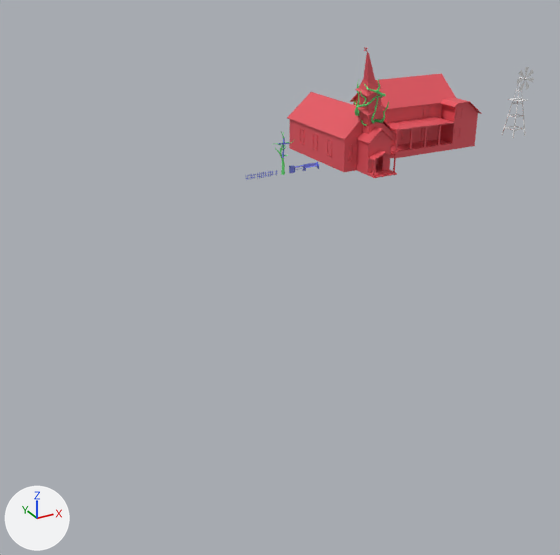
An edit to the Blender file Blender/Projekt_1.blend, drawn before and after from the same camera.
Before and after are seen from a 50 mm lens placed at (-53.8, -90.7, 29.3), pointed at (0.8, 8.6, -20.3). Arrows for +X, +Y and +Z are at lower left; the lights stay in place. The picture after the commit comes second.

In view in the first picture: 'Church_Broken', 'Cube', 'House' and 3 more.
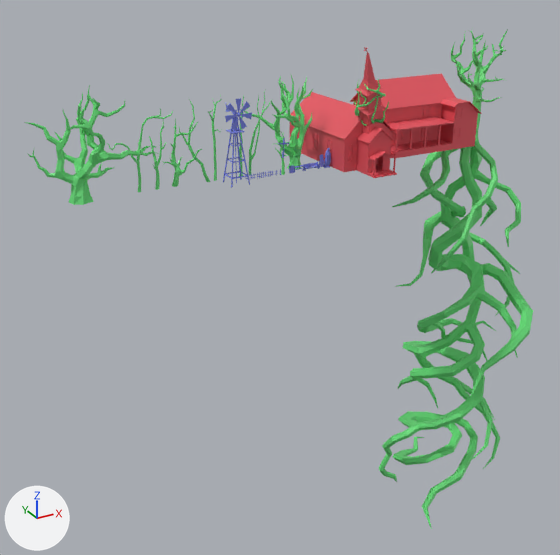
Where the newer file only moved an object's origin or applied its transform, the numbers keep the older frame.

Edits to the scene script, one JSON object a line:
```json
{"block": "me_cube_014", "where": "# used by ob_cube; location = (39.2, 0.0, 0.0); scale = (-0.239, -0.239, -0.239)"}
{"op": "remove", "block": "me_cube_014", "code": "me_cube_014.from_pydata(...)  # 172 vertices, 86 faces; spans x -7.5..7.7, y -5.7..6.0, z -45.2..0.4"}
{"op": "add", "block": "me_cube_014", "code": "me_cube_014.from_pydata(...)  # 143 vertices, 128 faces; spans x -10.6..10.6, y -1.4..1.4, z 0.0..49.8"}
{"block": "me_cube_014", "change": "me_cube_014 part 1: 172 vertices removed from x -7.5..7.7, y -5.7..6.0, z -45.2..0.4; 143 vertices added at x -10.6..10.6, y -1.4..1.4, z 0.0..49.8"}
{"op": "add", "block": "me_cube_014", "code": "me_cube_014.materials.append(mat_material_003)  # blue #7a86e7"}
{"op": "add", "block": "me_mesh", "code": ["me_mesh = bpy.data.meshes.new('Mesh')", "me_mesh.from_pydata(...)  # 186 vertices, 368 faces; spans x -7.3..7.8, y 0.0..44.0, z -10.2..4.1", "me_mesh.materials.append(mat_material_003)  # blue #7a86e7"]}
{"op": "add", "block": "me_cube_005", "code": ["me_cube_005 = bpy.data.meshes.new('Cube.005')", "me_cube_005.from_pydata(...)  # 282 vertices, 178 faces; spans x -8.2..8.4, y -10.8..5.5, z -46.5..0.0", "me_cube_005.materials.append(mat_material_003)  # blue #7a86e7"]}
{"op": "set", "path": "ob_cube.location", "old": "(39.2, 0.0, 0.0)", "new": "(1.7, -1.7, 0.0)"}
{"op": "set", "path": "ob_cube.scale", "old": "(-0.239, -0.239, -0.239)", "new": "(0.0376, 0.253, 0.0376)"}
{"op": "remove", "block": "ob_tree_1", "code": "ob_tree_1.hide_set(True)  # its collection is switched off"}
{"op": "remove", "block": "ob_tree_2", "code": "ob_tree_2.hide_set(True)  # its collection is switched off"}
{"op": "remove", "block": "ob_tree_small_1", "code": "ob_tree_small_1.hide_set(True)  # its collection is switched off"}
{"op": "remove", "block": "ob_tree_small_2", "code": "ob_tree_small_2.hide_set(True)  # its collection is switched off"}
{"op": "remove", "block": "ob_tree_thin_1", "code": "ob_tree_thin_1.hide_set(True)  # its collection is switched off"}
{"op": "remove", "block": "ob_tree_thin_2", "code": "ob_tree_thin_2.hide_set(True)  # its collection is switched off"}
{"op": "remove", "block": "ob_tree_thin_3", "code": "ob_tree_thin_3.hide_set(True)  # its collection is switched off"}
{"op": "remove", "block": "ob_tree_thin_4", "code": "ob_tree_thin_4.hide_set(True)  # its collection is switched off"}
{"op": "remove", "block": "ob_tree_thin_5", "code": "ob_tree_thin_5.hide_set(True)  # its collection is switched off"}
{"op": "remove", "block": "ob_tree_003", "code": "ob_tree_003.hide_set(True)  # its collection is switched off"}
{"op": "add", "block": "ob_marie_1k_msh", "code": ["ob_marie_1k_msh = bpy.data.objects.new('marie_1k_msh', me_mesh)", "ob_marie_1k_msh.location = (2.6, -1.9, 0.0)", "ob_marie_1k_msh.rotation_euler = (1.571, 0.0, 0.0)  # degrees (90, 0, 0)", "ob_marie_1k_msh.scale = (0.0627, 0.0627, 0.0627)"]}
{"op": "add", "block": "ob_cube_001", "code": ["ob_cube_001 = bpy.data.objects.new('Cube.001', me_cube_005)", "ob_cube_001.location = (-11.9, -2.8, 0.0)", "ob_cube_001.scale = (-0.221, -0.255, -0.239)"]}
```

Pixel boxes [x1, y1, x2, y2] of what changed, in the pictures (560 x 555 px):
```json
{"object": "Tree.003", "change": "shown", "after": [379, 27, 533, 529], "on screen": "green"}
{"object": "Tree.1", "change": "shown", "after": [24, 85, 159, 205], "on screen": "green"}
{"object": "Tree.2", "change": "shown", "after": [244, 75, 313, 169], "on screen": "green"}
{"object": "Cube.001", "change": "added", "after": [223, 98, 252, 188], "on screen": "blue"}
{"object": "Cube", "change": "reshaped, moved, rescaled", "before": [502, 67, 534, 138], "after": [319, 154, 325, 169]}
{"object": "Tree_Small.2", "change": "shown", "after": [162, 120, 202, 187], "on screen": "green"}
{"object": "Tree_Thin.4", "change": "shown", "after": [107, 108, 173, 192]}
{"object": "Tree_Thin.2", "change": "shown", "after": [249, 89, 271, 175]}
{"object": "Tree_Small.1", "change": "shown", "after": [149, 119, 167, 190]}
{"object": "Tree_Thin.1", "change": "shown", "after": [179, 99, 210, 182]}
{"object": "Tree_Thin.5", "change": "shown", "after": [208, 95, 222, 181]}
{"object": "marie_1k_msh", "change": "added", "after": [324, 148, 331, 168]}
```
